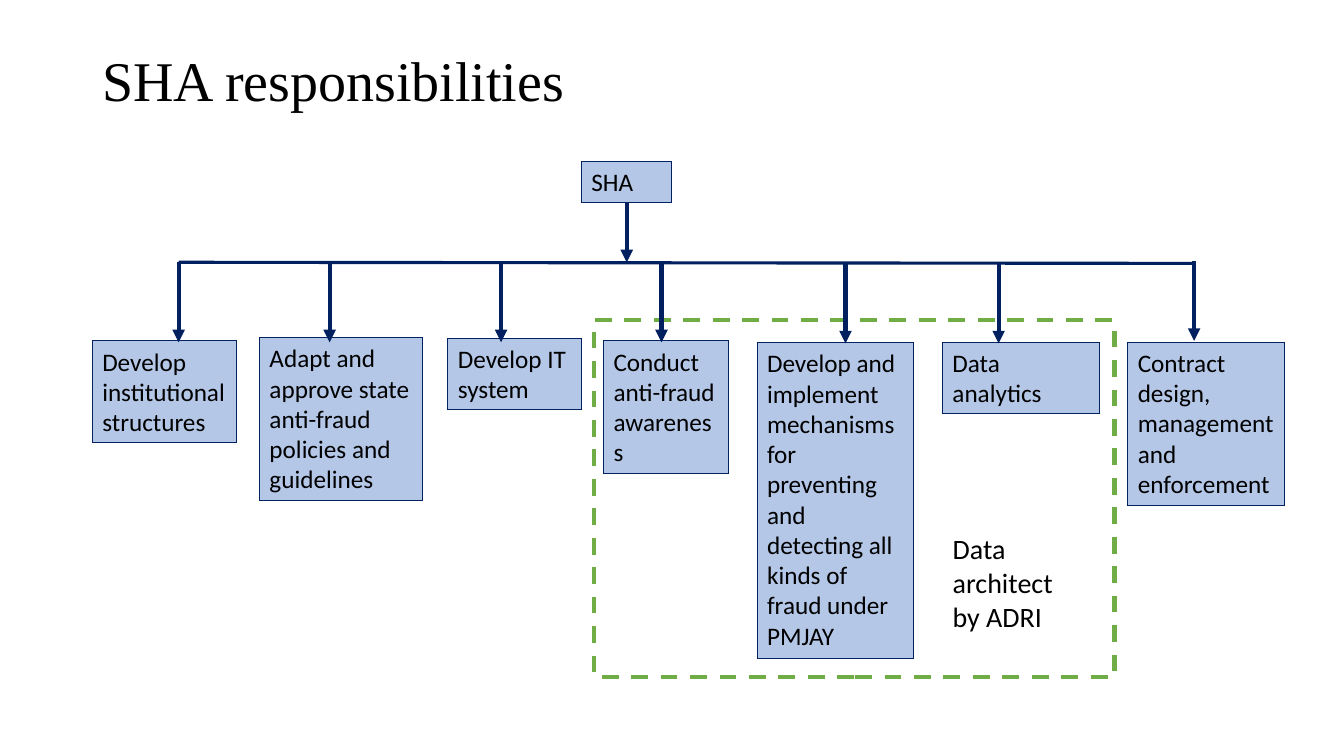
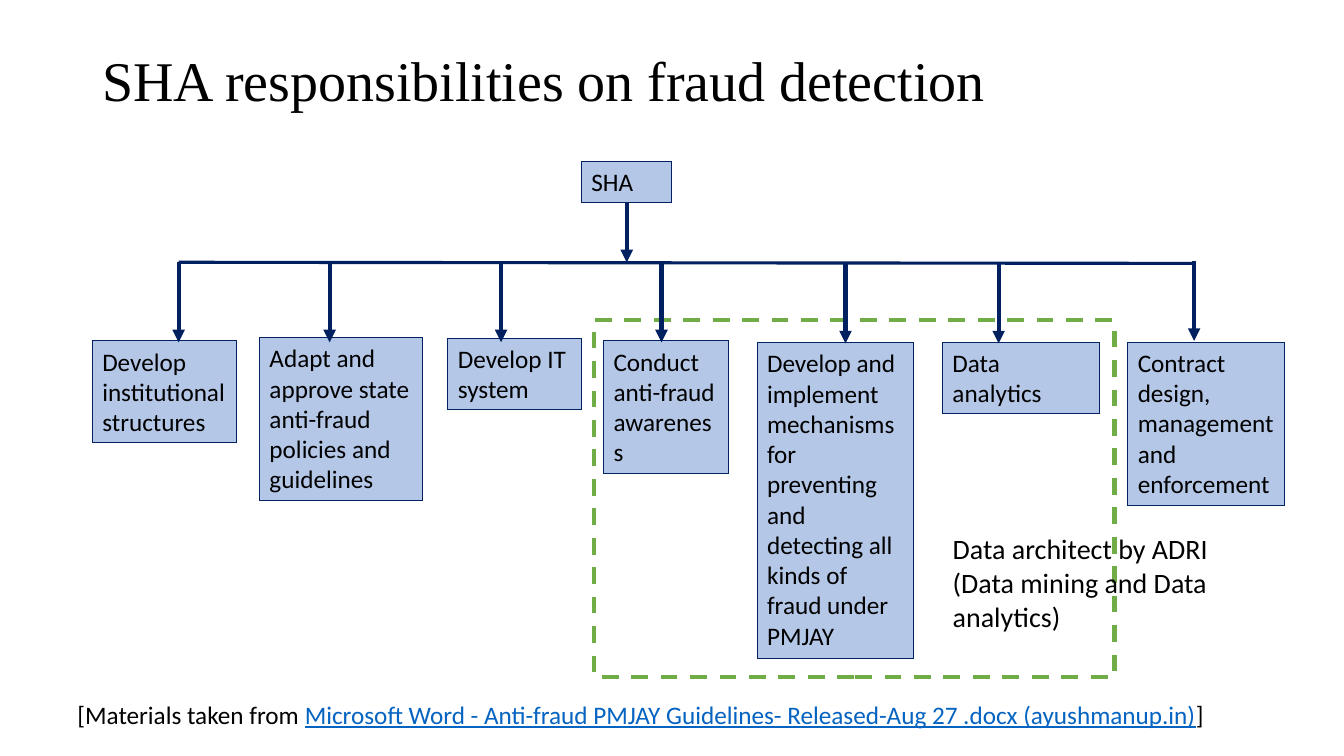
Before and after one commit to Sheepy01/pmjay_fraud_dashboard, a slide deck: slide 2 of Progress Presentation/Fraud_detection_dashboard_presentation_1.pptx (slide 4 before the commit). Drawn at 1344x756 pixels with LibreOffice and Linux fonts; fonts in the diff are those of the drawing. Boxes give left, top, right and bottom in pixels: in the first picture for what was removed or moved away, otherwise in the second. Text is boxed around its words. In the diff, an @@ line names an element or a change of style, - is before the commit and + after.

Commit message:
High value claims analytics added (some styling remaining)

```diff
--- a/Progress Presentation/Fraud_detection_dashboard_presentation_1.pptx
+++ b/Progress Presentation/Fraud_detection_dashboard_presentation_1.pptx
@@ title at [102, 61, 985, 112]: text changed @@
-SHA responsibilities
+SHA responsibilities on fraud detection
@@ text at [953, 570, 1207, 632]: paragraph added @@
+(Data mining and Data analytics)
@@ text added at [77, 705, 1203, 729], 18 pt, text #0563C1, underline @@
+[Materials taken from Microsoft Word - Anti-fraud PMJAY Guidelines- Released-Aug 27 .docx (ayushmanup.in)]
```
Also in this commit, not shown: 11 other slides changed, 6 slides removed, 17 other files.
